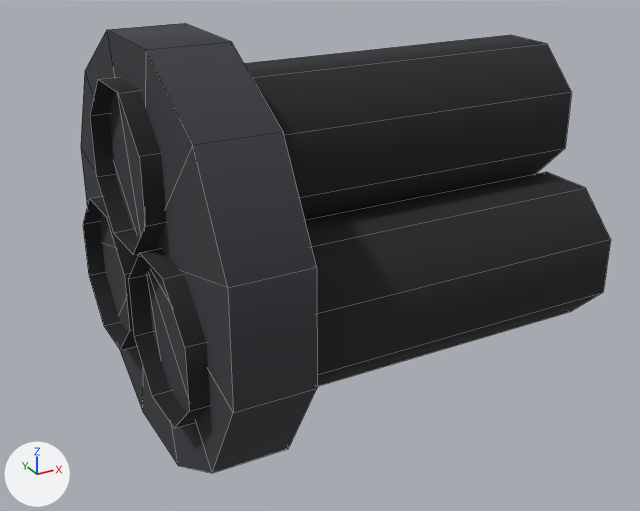
Renders of the OBJ model src/main/resources/assets/apocalypse_firstlight/models/block/power_cable/arm_cable_east.obj from each side of a commit.
One viewpoint serves both versions: a camera (50 mm lens) standing at (0.55, -1.003, 0.726) and looking at (0.822, -0.509, 0.479). Arrows for +X, +Y and +Z are at lower left; the lights stay in place. The older version comes first. Mesh edges are drawn as thin lines. Where no turn or scale is listed for an object, it has been applied to the vertices. Vertices at exactly the same position are counted once.

Objects in the first picture: 'arm_cable_east'.
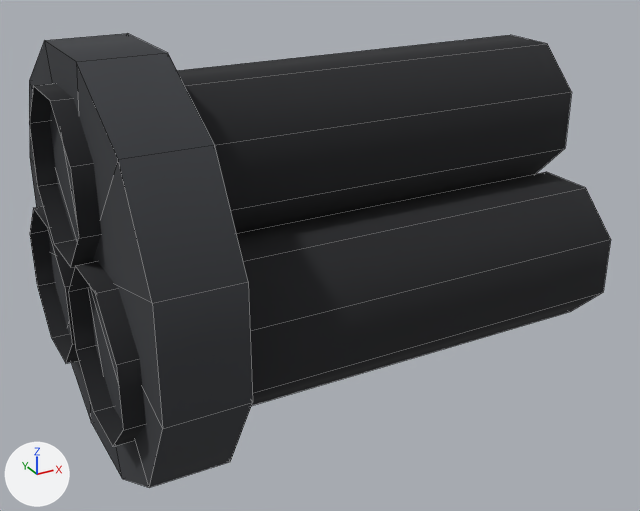
Commit message: +cable fix

Pixel boxes [x1, y1, x2, y2] of what changed, in the pictures (640 x 511 px; the box of a moved part takes in the faces that stretch with it):
```json
{"object": "arm_cable_east", "change": "reshaped", "before": [81, 23, 611, 473], "after": [29, 33, 611, 488], "on screen": "10% wider"}
{"part": 1, "of": "me_arm_cable_east", "change": "moved or reshaped", "before": [81, 23, 317, 473], "after": [29, 33, 253, 488]}
{"part": 2, "of": "me_arm_cable_east", "change": "moved or reshaped", "before": [83, 63, 390, 428], "after": [29, 63, 390, 446]}
```

Scene script edits in JSON lines:
```json
{"block": "me_arm_cable_east", "where": "# used by ob_arm_cable_east; location = (0.0, 0.0, 0.0)"}
{"op": "remove", "block": "me_arm_cable_east", "code": "me_arm_cable_east.from_pydata(...)  # 74 vertices, 60 faces; spans x 0.688..1.0, y -0.636..-0.364, z 0.364..0.636"}
{"op": "add", "block": "me_arm_cable_east", "code": "me_arm_cable_east.from_pydata(...)  # 74 vertices, 60 faces; spans x 0.65..1.0, y -0.633..-0.367, z 0.367..0.633"}
{"block": "me_arm_cable_east", "change": "me_arm_cable_east part 1: the loose piece of 26 vertices spanning x 0.7..0.75, y -0.636..-0.364, z 0.364..0.636 is scaled about its middle by (1, 0.978, 0.978), then moved by (-0.037, 0.0, 0.0)"}
{"block": "me_arm_cable_east", "change": "me_arm_cable_east part 2: all 24 vertices in x 0.688, y -0.602..-0.398, z 0.42..0.61 are moved by (-0.038, 0.0, 0.0)"}
```
